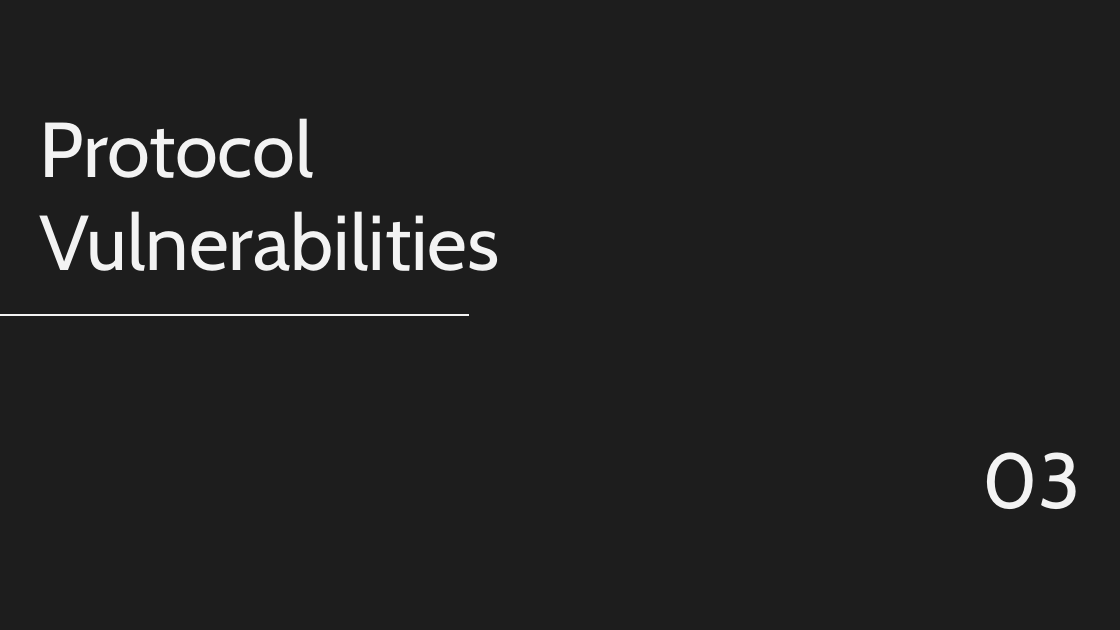
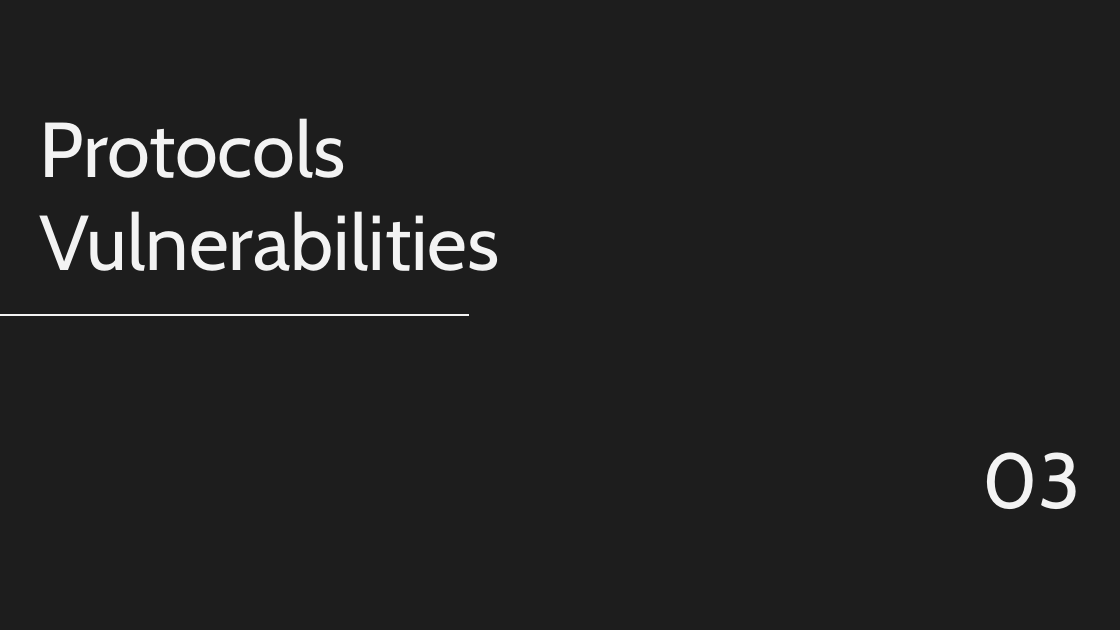
Before and after one commit to nico989/ProtocolsSecurityAssessmentUnitn, a slide deck: slide 12 of ProtocolsSecurityAssessmentUnitn.pptx (slide 10 before the commit). Drawn at 1120x630 pixels with LibreOffice and Linux fonts; fonts in the diff are those of the drawing. Boxes give left, top, right and bottom in pixels: in the first picture for what was removed or moved away, otherwise in the second. Text is boxed around its words. In the diff, an @@ line names an element or a change of style, - is before the commit and + after.

```diff
--- a/ProtocolsSecurityAssessmentUnitn.pptx
+++ b/ProtocolsSecurityAssessmentUnitn.pptx
@@ title at <box>39,118,500,271</box>: text changed @@
-Protocol Vulnerabilities
+Protocols Vulnerabilities
```
Also in this commit, not shown: 3 other slides changed, 2 slides added.
